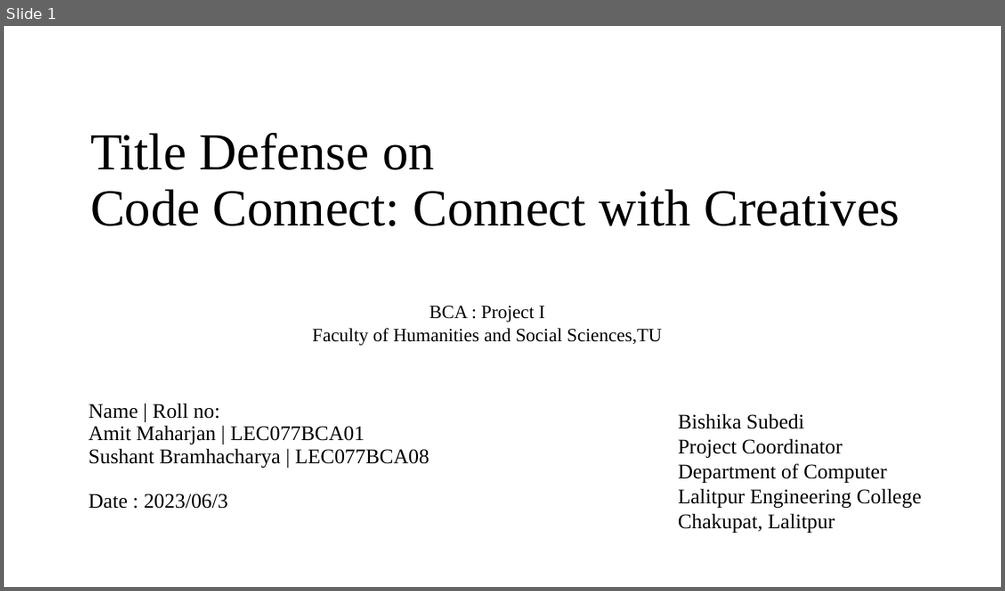
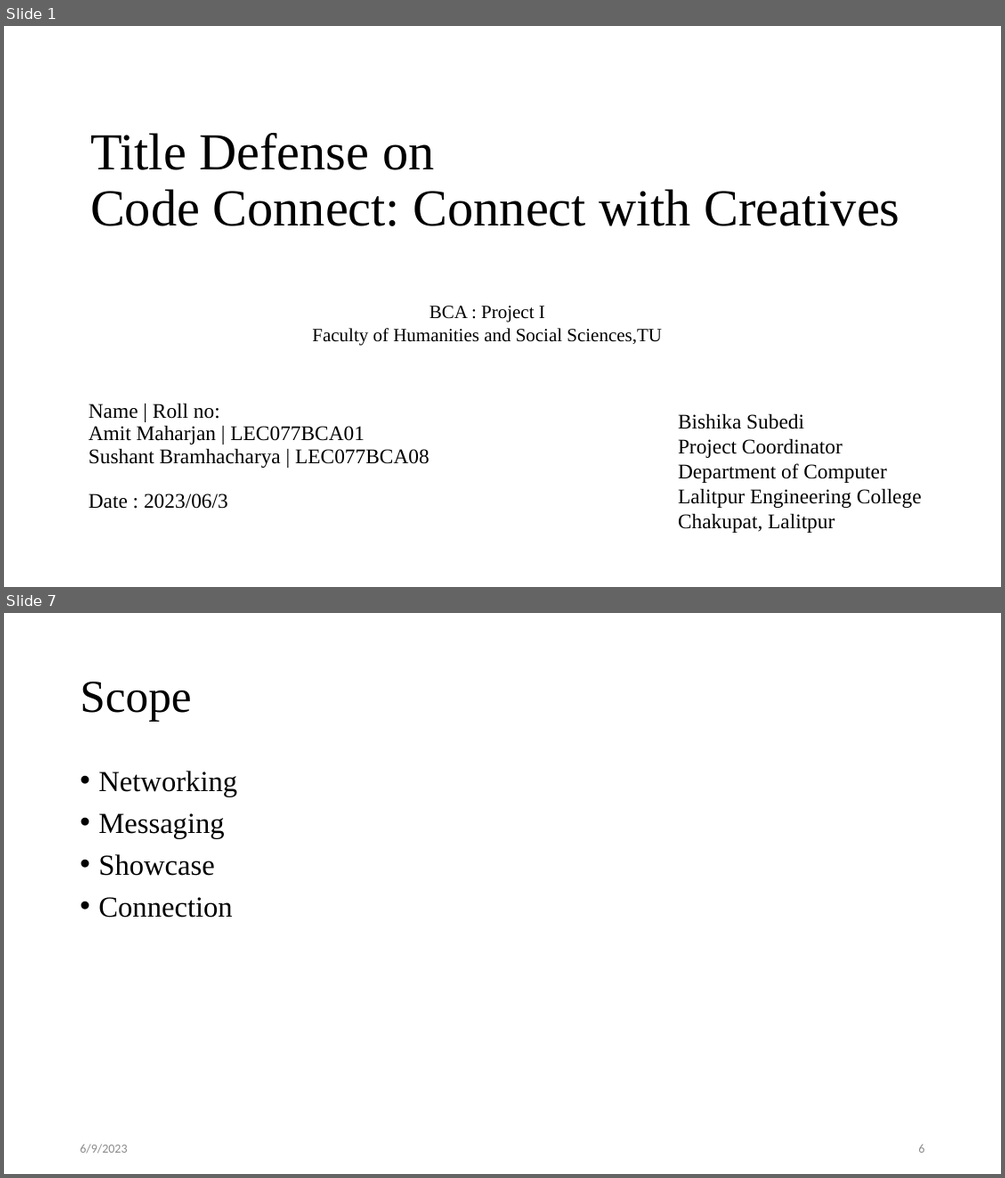
Before and after one commit to sushantbramhacharya/CodeConnect, a slide deck: Defense of Project Slides.pptx. Shown one above the other, each under a label of ours: slide 1 before the commit, slides 1 and 7 after it; the slides between them are not shown. The pictures are 1005x591 and 1005x1178 pixels, drawn with LibreOffice and Linux fonts; fonts in the diff are those of the drawing. Boxes give left, top, right and bottom in pixels: in the first picture for what was removed or moved away, otherwise in the second. Text is boxed around its words. In the diff, an @@ line names an element or a change of style, - is before the commit and + after.

```diff
--- a/Defense of Project Slides.pptx
+++ b/Defense of Project Slides.pptx
@@ slide 7 added at box(4, 613, 1001, 1174), background #FFFFFF @@
@@ title added at box(80, 682, 191, 721), 44 pt, text #000000 @@
+Scope
@@ text added at box(98, 771, 237, 917), 28 pt, text #000000 @@
+• Networking
+• Messaging
+• Showcase
+• Connection
@@ text added at box(80, 1143, 127, 1153), 12 pt, text #8C8C8C @@
+6/9/2023
@@ page number added at box(918, 1144, 924, 1152), 12 pt, text #8C8C8C @@
+6
```
Also in this commit, not shown: 10 slides changed, 12 other slides added, 8 other files.
